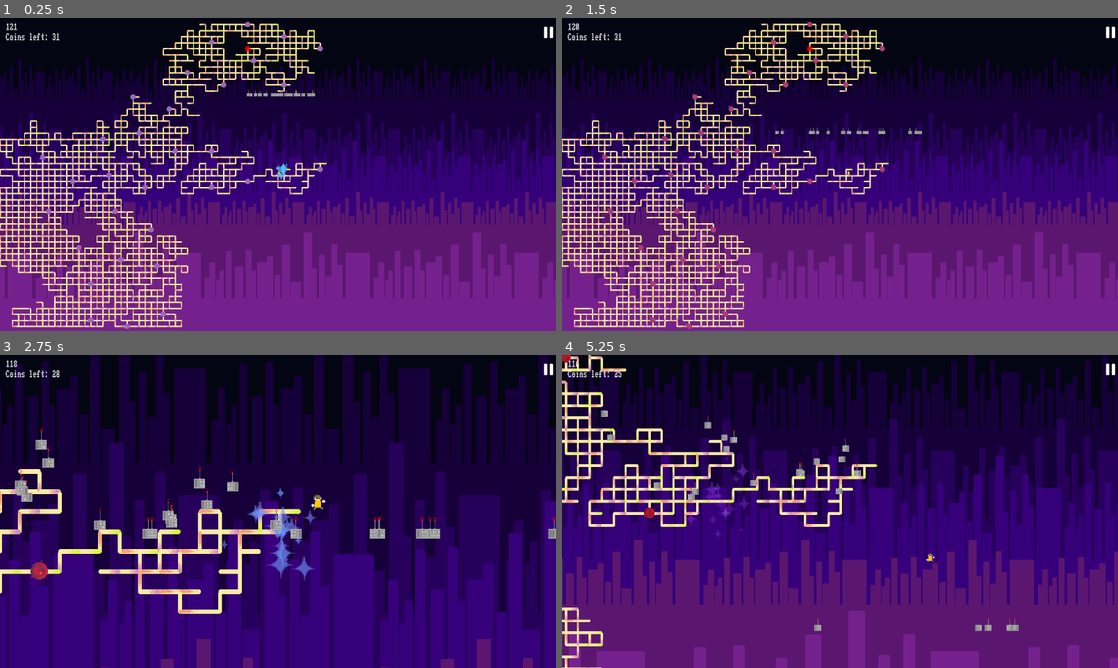
Above: before the commit, frames 1-4 (two rows, left to right).
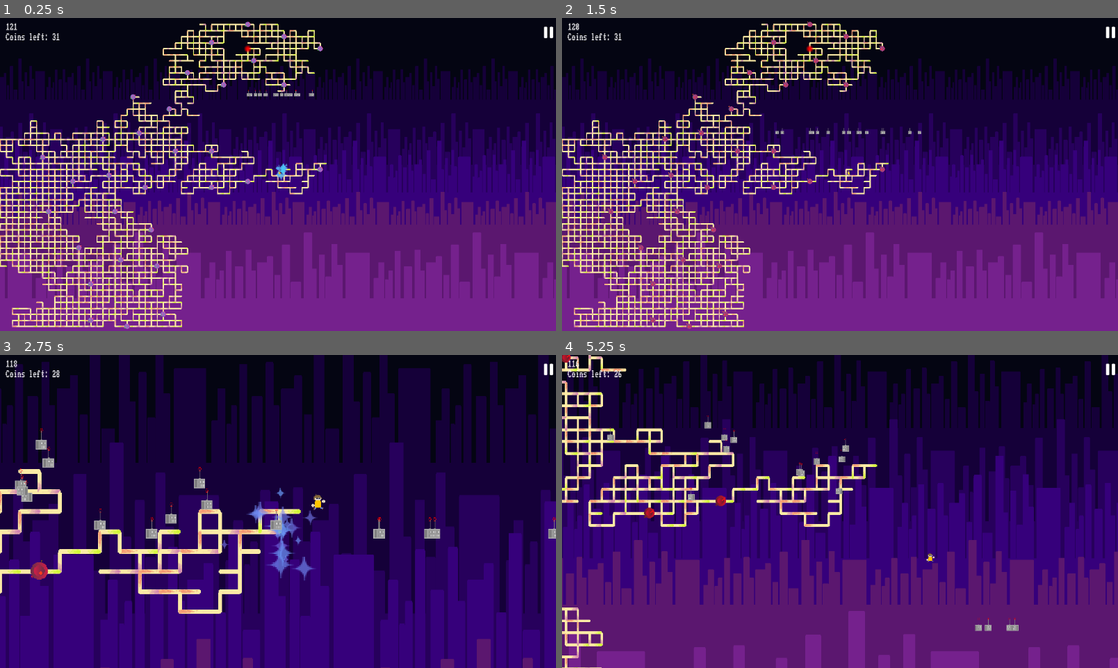
Above: after the commit, the same moments.

Repository: Kurooco/TwoDays
Game: Godot game, scene res://scenes/main.tscn
Two runs of this game, one before a commit and one after it. Both use one fixed random seed, a clock stepped at 60 frames per second and the inputs below. This scene is started directly instead of the project's main scene. Sound files missing from this copy of the repository are replaced by a short silence.
Inputs (mouse positions are in pixels of both pictures, inside the frame that each line leads up to):
- Up to frame 1 (0.25 s): no input
- Up to frame 2 (1.5 s): click (1112, 33) at 0.5 s; tap Enter at 1.25 s; move the mouse to (962, 158) at 1.27 s; hold D (right) from 1.28 s (still down); click (962, 158) at 1.35 s
- Up to frame 3 (2.75 s): keep holding D (right); tap W (up) at 1.52, 2.27 s; move the mouse to (166, 527) at 2.02 s; tap C (toggle camera) at 2.1 s
- Up to frame 4 (5.25 s): move the mouse to (895, 442) at 2.77 s; release D (right) at 2.78 s; hold A (left) 2.78-3.53 s; click (895, 442) at 2.85 s; move the mouse to (812, 574) at 3.52 s; hold D (right) 3.53-5.03 s; tap C (toggle camera) at 3.6, 5.1 s; tap W (up) at 3.77, 4.52 s; move the mouse to (1006, 558) at 4.27 s; click (1006, 558) at 4.35 s; move the mouse to (673, 464) at 5.02 s; hold A (left) from 5.03 s (still down)

The runs differ from the first frame. In frame 1, less than 0.1% of the frame differs, in the area x 48-57%, y 22-26%; in frame 2, less than 0.1%; in frame 3, 0.4%; in frame 4, 0.5%, in the area x 7-54%, y 4-89%.
Error in both runs: Invalid call. Nonexistent function 'pause_current' in base 'Nil'. (res://scripts/switch_screen_button.gd:11)

Commit message:
changed audio slider, adjusted difficulty

Diff:
--- a/resources/button_theme.tres
+++ b/resources/button_theme.tres
@@ -1,8 +1,8 @@
-[gd_resource type="Theme" load_steps=7 format=3 uid="uid://dqbpmu56mfygv"]
+[gd_resource type="Theme" load_steps=8 format=3 uid="uid://dqbpmu56mfygv"]
 
 [ext_resource type="FontFile" uid="uid://m2cn4sx6v0gg" path="res://fonts/Workbench-Regular-VariableFont_BLED,SCAN.ttf" id="1_y5of6"]
 [ext_resource type="StyleBox" uid="uid://c4l6ghylabytv" path="res://resources/button_background.tres" id="2_bkc0s"]
-[ext_resource type="Texture2D" uid="uid://b3vpyal4pxgck" path="res://art/explosion.png" id="3_u65fk"]
+[ext_resource type="Texture2D" uid="uid://brl4lf0d8mhoh" path="res://art/bomb.png" id="3_x5n3t"]
 
 [sub_resource type="StyleBoxFlat" id="StyleBoxFlat_5jtfs"]
 bg_color = Color(0.035756, 0.0416729, 0.163822, 1)
@@ -24,15 +24,24 @@
 [sub_resource type="StyleBoxFlat" id="StyleBoxFlat_quu6s"]
 bg_color = Color(0.92745, 0.436293, 0.189874, 1)
 
+[sub_resource type="StyleBoxFlat" id="StyleBoxFlat_vhljj"]
+expand_margin_top = 1.0
+expand_margin_bottom = 1.0
+shadow_color = Color(0.537255, 0, 0, 0.6)
+shadow_size = 6
+shadow_offset = Vector2(1, 1)
+
 [resource]
 Button/font_sizes/font_size = 20
 Button/fonts/font = ExtResource("1_y5of6")
 Button/styles/hover = SubResource("StyleBoxFlat_5jtfs")
 Button/styles/normal = ExtResource("2_bkc0s")
-HSlider/constants/center_grabber = 1
-HSlider/icons/grabber = ExtResource("3_u65fk")
-HSlider/icons/grabber_highlight = ExtResource("3_u65fk")
+HSlider/constants/center_grabber = 0
+HSlider/constants/grabber_offset = 1
+HSlider/icons/grabber = ExtResource("3_x5n3t")
+HSlider/icons/grabber_highlight = ExtResource("3_x5n3t")
 HSlider/styles/grabber_area = SubResource("StyleBoxFlat_bdkfl")
 HSlider/styles/grabber_area_highlight = SubResource("StyleBoxFlat_quu6s")
+HSlider/styles/slider = SubResource("StyleBoxFlat_vhljj")
 Label/font_sizes/font_size = 20
 Label/fonts/font = ExtResource("1_y5of6")
--- a/scenes/builder.tscn
+++ b/scenes/builder.tscn
@@ -42,5 +42,7 @@
 
 [node name="FocusSound" type="AudioStreamPlayer" parent="Target"]
 stream = ExtResource("5_2o0wf")
+volume_db = 5.0
+bus = &"sfx"
 
 [connection signal="timeout" from="Builder/Timer" to="Builder" method="_on_timer_timeout"]
--- a/scenes/main.tscn
+++ b/scenes/main.tscn
@@ -56,7 +56,7 @@
 
 [node name="PanicSpawner" parent="." node_paths=PackedStringArray("worldmap") instance=ExtResource("10_sjkyb")]
 position = Vector2(0, -698)
-amount = 30
+amount = 20
 worldmap = NodePath("..")
 
 [node name="CanvasLayer" type="CanvasLayer" parent="."]
--- a/scenes/volume_menu.tscn
+++ b/scenes/volume_menu.tscn
@@ -1,14 +1,10 @@
-[gd_scene load_steps=5 format=3 uid="uid://d1fo017rjksgy"]
+[gd_scene load_steps=4 format=3 uid="uid://d1fo017rjksgy"]
 
 [ext_resource type="PackedScene" uid="uid://cq42jpp6r5j5q" path="res://scenes/option_menu.tscn" id="1_ld4v1"]
 [ext_resource type="PackedScene" uid="uid://fgygdj5iosuc" path="res://scenes/volume_slider.tscn" id="2_c4n53"]
 [ext_resource type="Theme" uid="uid://dqbpmu56mfygv" path="res://resources/button_theme.tres" id="2_sob5w"]
-[ext_resource type="StyleBox" uid="uid://ci6ctg8r625dj" path="res://resources/menu_panel.tres" id="2_spde6"]
 
 [node name="Control" instance=ExtResource("1_ld4v1")]
-
-[node name="Panel" parent="." index="1"]
-theme_override_styles/panel = ExtResource("2_spde6")
 
 [node name="Label" type="Label" parent="Panel/VBoxContainer" index="0"]
 layout_mode = 2
--- a/scripts/bomb.gd
+++ b/scripts/bomb.gd
@@ -1,7 +1,7 @@
 extends Area2D
 
-const FIRE_SPEED = 800
-const RADIUS = 200
+const FIRE_SPEED = 1000 #800
+const RADIUS = 250 #200
 
 var fire_direction
 
--- a/scripts/platform.gd
+++ b/scripts/platform.gd
@@ -9,7 +9,7 @@
 func _ready():
 	$Sprite2D.frame = randi()%4
 	call_deferred("set_freeze_enabled", true)
-	$StickSound.pitch_scale = randf_range(.6, 2)
+	$StickSound.pitch_scale = randf_range(.5, 2)
 
 
 # Called every frame. 'delta' is the elapsed time since the previous frame.
